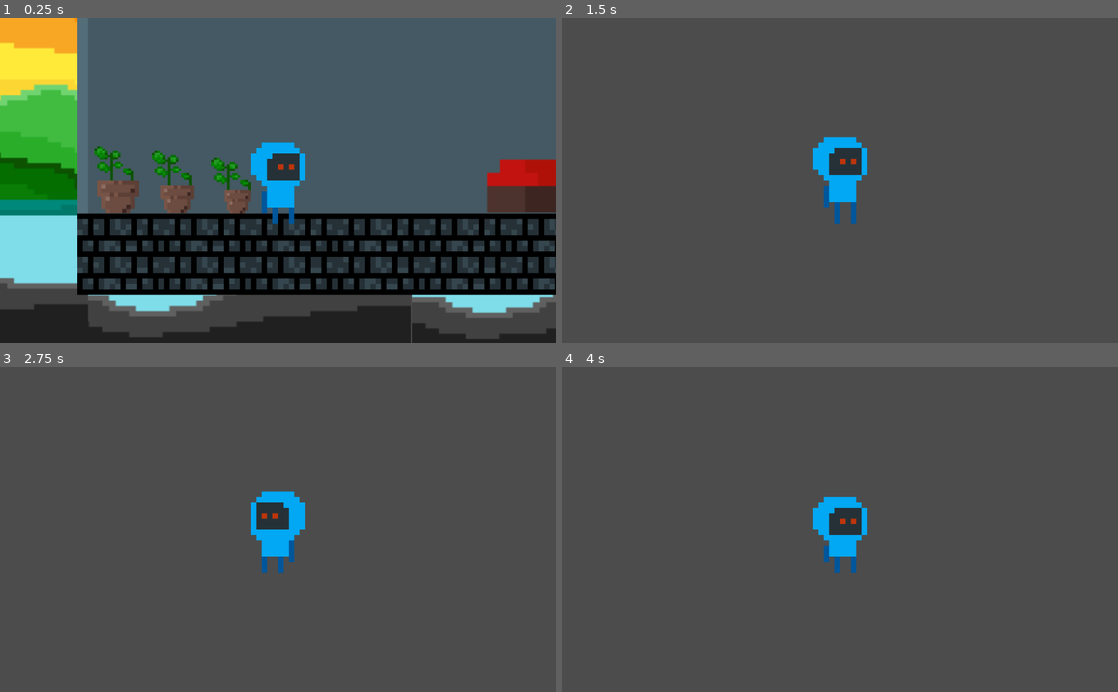
Above: before the commit, frames 1-4 (two rows, left to right).
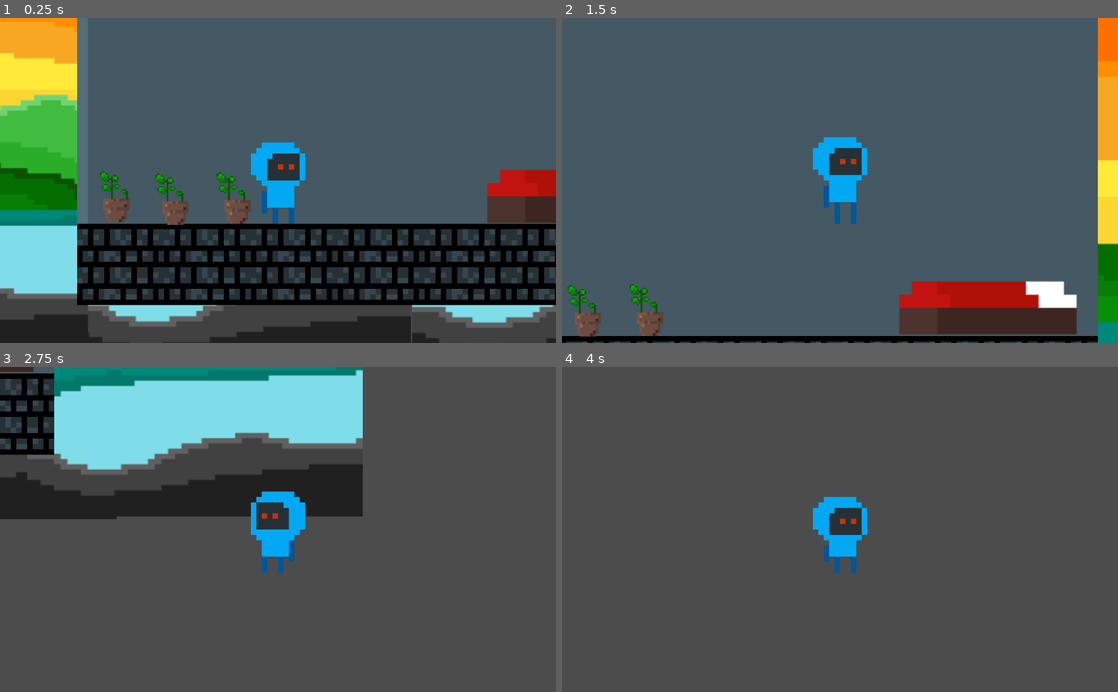
Above: after the commit, the same moments.

Repository: Pouchy/one-week-game
Game: Godot game, scene res://Room.tscn
Two runs of this game, one before a commit and one after it. Both use one fixed random seed, a clock stepped at 60 frames per second and the inputs below.
Inputs:
- Up to frame 1 (0.25 s): no input
- Up to frame 2 (1.5 s): tap Enter (ui_accept) at 0.5, 0.6, 0.77, 1.07, 1.35 s; hold Right (ui_right) from 0.53 s (still down)
- Up to frame 3 (2.75 s): tap Enter (ui_accept) at 1.52, 1.82, 2.1 s; release Right (ui_right) at 2.03 s; hold Left (ui_left) from 2.03 s (still down)
- Up to frame 4 (4 s): release Left (ui_left) at 2.78 s; hold Right (ui_right) from 2.78 s (still down); tap Enter (ui_accept) at 2.85, 3.02, 3.32, 3.6, 3.77 s

The runs differ from the first frame. In frame 1, 27% of the frame differs, in the area x 0-100%, y 0-100%; in frame 2, 11%; in frame 3, 23%; in frame 4, nothing differs.
Error before the commit: Parse Error: The setter function needs to receive exactly 1 argument. See "set_health()" definition at line 9. (res://asset/plus/Flower.gd:3)

Commit message:
Add files via upload

Diff:
--- a/project/Room.tscn
+++ b/project/Room.tscn
@@ -8,33 +8,7 @@
 [ext_resource path="res://asset/pot-export.png" type="Texture" id=6]
 [ext_resource path="res://asset/plus/Flower.tscn" type="PackedScene" id=7]
 
-[sub_resource type="GDScript" id=1]
-script/source = "extends Sprite
-
-#var dream = preload(\"res://asset/Player/World.tscn\")
-
-# Called when the node enters the scene tree for the first time.
-func _ready() -> void:
-	pass # Replace with function body.
-
-
-# Called every frame. 'delta' is the elapsed time since the previous frame.
-#func _process(delta: float) -> void:
-#	pass
-
-
-func _on_Area2D_area_entered(area: Area2D) -> void:
-	print(\"hi\")
-
-
-#func _on_Area2D_body_entered(body: Node) -> void:
-#	if Input.is_action_pressed(\"ui_accept\"):
-#		get_tree().change_scene_to(dream)
-
-
-"
-
-[sub_resource type="RectangleShape2D" id=2]
+[sub_resource type="RectangleShape2D" id=1]
 extents = Vector2( 71.479, 22.0573 )
 
 [node name="Room" type="Node2D"]
@@ -61,30 +35,21 @@
 texture = ExtResource( 4 )
 
 [node name="Map" parent="." instance=ExtResource( 1 )]
+collision_mask = 6
 tile_data = PoolIntArray( 0, 1, 0, 1, 2, 0, 2, 2, 0, 3, 2, 0, 4, 2, 0, 5, 2, 0, 6, 2, 0, 65536, 1, 0, 65537, 2, 0, 6553 …(355 unchanged characters)…
 
-[node name="Flower" parent="." instance=ExtResource( 7 )]
-position = Vector2( 44.2661, 552.56 )
-scale = Vector2( 0.989643, 1 )
-
-[node name="Flower2" parent="." instance=ExtResource( 7 )]
-position = Vector2( 150.462, 560.887 )
-
-[node name="Flower3" parent="." instance=ExtResource( 7 )]
-position = Vector2( 259.645, 573.062 )
-
 [node name="pot-export" type="Sprite" parent="."]
-position = Vector2( 75.4327, 578.675 )
-scale = Vector2( 0.768417, 0.747245 )
+position = Vector2( 295.061, 596.211 )
+scale = Vector2( 0.486574, 0.548912 )
 texture = ExtResource( 6 )
 
 [node name="pot-export2" type="Sprite" parent="."]
-position = Vector2( 183.994, 587.861 )
-scale = Vector2( 0.622276, 0.63242 )
+position = Vector2( 71.6733, 593.347 )
+scale = Vector2( 0.486574, 0.548912 )
 texture = ExtResource( 6 )
 
 [node name="pot-export3" type="Sprite" parent="."]
-position = Vector2( 295.061, 596.211 )
+position = Vector2( 180.503, 597.643 )
 scale = Vector2( 0.486574, 0.548912 )
 texture = ExtResource( 6 )
 
@@ -93,19 +58,31 @@
 scale = Vector2( 2.33285, 2.43538 )
 texture = ExtResource( 5 )
 flip_h = true
-script = SubResource( 1 )
 
 [node name="Portal" parent="bed-export" instance=ExtResource( 3 )]
 position = Vector2( 1.14459, 57.6072 )
-collision_mask = 3
+collision_layer = 0
 scene = "res://World.tscn"
 
 [node name="CollisionShape2D" parent="bed-export/Portal" index="0"]
 position = Vector2( -0.715912, 0.685837 )
-shape = SubResource( 2 )
+shape = SubResource( 1 )
+
+[node name="Flower" parent="." instance=ExtResource( 7 )]
+position = Vector2( 44.4022, 571.176 )
+scale = Vector2( 0.989643, 1 )
+collision_layer = 8
+collision_mask = 0
+
+[node name="Flower2" parent="." instance=ExtResource( 7 )]
+position = Vector2( 146.166, 575.207 )
+
+[node name="Flower3" parent="." instance=ExtResource( 7 )]
+position = Vector2( 259.645, 573.062 )
 
 [node name="Player" parent="." instance=ExtResource( 2 )]
 position = Vector2( 369.512, 558.789 )
 [connection signal="area_entered" from="bed-export/Portal" to="bed-export/Portal" method="_on_Portal_area_entered"]
+[connection signal="body_exited" from="bed-export/Portal" to="bed-export/Portal" method="_on_Portal_body_exited"]
 
 [editable path="bed-export/Portal"]
--- a/project/World.tscn
+++ b/project/World.tscn
@@ -8,9 +8,11 @@
 [ext_resource path="res://asset/enemy/slime.tscn" type="PackedScene" id=6]
 
 [sub_resource type="CapsuleShape2D" id=1]
-radius = 83.355
+radius = 84.418
+height = 53.8445
 
 [node name="World" type="Node2D"]
+position = Vector2( 10, 0 )
 
 [node name="Enemy" parent="." instance=ExtResource( 3 )]
 position = Vector2( 2085.15, 714.87 )
@@ -19,17 +21,19 @@
 collision_mask = 6
 tile_data = PoolIntArray( 262138, 3, 0, 262139, 3, 0, 262140, 3, 0, 262141, 3, 0, 262142, 3, 0, 262143, 3, 0, 196608, 3 …(1153 unchanged characters)…
 
-[node name="Portal" parent="." instance=ExtResource( 5 )]
-position = Vector2( 3753.27, 1193.18 )
+[node name="Sprite" type="Sprite" parent="."]
+position = Vector2( 3753.27, 1181.15 )
+scale = Vector2( 1.09253, 1.24289 )
+texture = ExtResource( 4 )
+
+[node name="Portal" parent="Sprite" instance=ExtResource( 5 )]
+position = Vector2( 0.000244141, 9.67822 )
+scale = Vector2( 0.915307, 0.804576 )
+collision_layer = 0
 scene = "res://Room.tscn"
 
-[node name="CollisionShape2D" parent="Portal" index="0"]
+[node name="CollisionShape2D" parent="Sprite/Portal" index="0"]
 shape = SubResource( 1 )
-
-[node name="Sprite" type="Sprite" parent="Portal"]
-position = Vector2( -0.000244141, -12.0289 )
-scale = Vector2( 1.09253, 1.24289 )
-texture = ExtResource( 4 )
 
 [node name="Player" parent="." instance=ExtResource( 2 )]
 position = Vector2( 363.902, 381.422 )
@@ -39,5 +43,6 @@
 
 [node name="slime2" parent="." instance=ExtResource( 6 )]
 position = Vector2( 1098.72, 714.4 )
+[connection signal="body_exited" from="Sprite/Portal" to="Sprite/Portal" method="_on_Portal_body_exited"]
 
-[editable path="Portal"]
+[editable path="Sprite/Portal"]
--- /dev/null
+++ b/project/asset/FlowerStats.gd
@@ -0,0 +1,4 @@
+extends Node
+
+
+export var health = 3
--- /dev/null
+++ b/project/asset/FlowerStats.tscn
@@ -0,0 +1,6 @@
+[gd_scene load_steps=2 format=2]
+
+[ext_resource path="res://asset/FlowerStats.gd" type="Script" id=1]
+
+[node name="FlowerStats" type="Node"]
+script = ExtResource( 1 )
--- a/project/asset/Player/Player.gd
+++ b/project/asset/Player/Player.gd
@@ -4,7 +4,9 @@
 const UP = Vector2(0, -1)
 
 var motion = Vector2.ZERO
+var flower = FlowerStats
 
+signal dead
 
 export(String, FILE, "*.tscn") var scene
 
@@ -12,10 +14,6 @@
 export var accel = 50
 export var gravity = 20
 export var jump = 400
-
-onready var flower = get_node("res://asset/plus/Flower.gd")
-
-signal dead
 
 func _physics_process(delta: float) -> void:
 	$AnimationPlayer.play("Idle")
@@ -41,4 +39,6 @@
 	if area.name == "Hitbox":
 		print("-1")
 		get_tree().change_scene(scene)
-		emit_signal("dead")
+#		emit_signal("dead")
+		flower.health -= 0.2
+		print(flower.health)
--- a/project/asset/Player/Player.tscn
+++ b/project/asset/Player/Player.tscn
@@ -33,8 +33,8 @@
 height = 32.0
 
 [node name="Player" type="KinematicBody2D"]
-collision_layer = 4
-collision_mask = 16
+collision_layer = 2
+collision_mask = 4
 script = ExtResource( 5 )
 scene = "res://World.tscn"
 speed = 300
@@ -57,7 +57,7 @@
 
 [node name="Hurtbox" parent="." instance=ExtResource( 6 )]
 position = Vector2( 0, 56 )
-collision_layer = 4
+collision_layer = 2
 collision_mask = 0
 
 [node name="CollisionShape2D" parent="Hurtbox" index="0"]
--- a/project/asset/enemy/slime.tscn
+++ b/project/asset/enemy/slime.tscn
@@ -27,7 +27,7 @@
 
 [node name="Hurtbox" parent="." instance=ExtResource( 3 )]
 position = Vector2( 0, -8 )
-collision_layer = 16
+collision_layer = 4
 collision_mask = 0
 
 [node name="CollisionShape2D" parent="Hurtbox" index="0"]
@@ -35,7 +35,7 @@
 
 [node name="Hitbox" parent="." instance=ExtResource( 4 )]
 collision_layer = 0
-collision_mask = 4
+collision_mask = 2
 
 [node name="CollisionShape2D" parent="Hitbox" index="0"]
 position = Vector2( 0, 32 )
--- a/project/asset/plus/Flower.gd
+++ b/project/asset/plus/Flower.gd
@@ -1,13 +1,21 @@
 extends StaticBody2D
 
-var health = 5 setget set_health
+export(float) var health = 5 #setget set_health
 
 # Called when the node enters the scene tree for the first time.
 func _ready() -> void:
-	pass # Replace with function body.
+	state()
+	anim()
 
-func set_health():
-	Player.connect("dead", self, "test")
+func state():
+	if $FlowerStats.health < 3:
+		$AnimationPlayer.play("smol")
+	elif $FlowerStats.health < 5:
+		$AnimationPlayer.play("middle")
+	elif $FlowerStats.health >= 5:
+		$AnimationPlayer.play("Grow")
 
-func test():
-	print("hi")
+
+func anim():
+	if Input.is_action_pressed("ui_down"):
+		$AnimationPlayer.play("smol")
--- a/project/asset/plus/Flower.tscn
+++ b/project/asset/plus/Flower.tscn
@@ -1,14 +1,27 @@
-[gd_scene load_steps=8 format=2]
+[gd_scene load_steps=9 format=2]
 
 [ext_resource path="res://asset/minus1-export.png" type="Texture" id=1]
 [ext_resource path="res://asset/pluse1-export.png" type="Texture" id=2]
 [ext_resource path="res://asset/plus/Flower.gd" type="Script" id=3]
+[ext_resource path="res://asset/FlowerStats.tscn" type="PackedScene" id=4]
 
 [sub_resource type="RectangleShape2D" id=1]
 extents = Vector2( 46.8673, 39.8346 )
 
 [sub_resource type="Animation" id=2]
 resource_name = "Grow"
+tracks/0/type = "value"
+tracks/0/path = NodePath("Sprite:texture")
+tracks/0/interp = 1
+tracks/0/loop_wrap = true
+tracks/0/imported = false
+tracks/0/enabled = true
+tracks/0/keys = {
+"times": PoolRealArray( 0 ),
+"transitions": PoolRealArray( 1 ),
+"update": 1,
+"values": [ ExtResource( 2 ) ]
+}
 
 [sub_resource type="Animation" id=3]
 resource_name = "middle"
@@ -45,8 +58,8 @@
 script = ExtResource( 3 )
 
 [node name="Sprite" type="Sprite" parent="."]
-position = Vector2( 25.8734, -4.07231 )
-scale = Vector2( 0.485849, 0.407068 )
+position = Vector2( 24.7994, -2.10335 )
+scale = Vector2( 0.347127, 0.328757 )
 texture = ExtResource( 2 )
 
 [node name="CollisionShape2D" type="CollisionShape2D" parent="."]
@@ -58,3 +71,6 @@
 anims/Grow = SubResource( 2 )
 anims/middle = SubResource( 3 )
 anims/smol = SubResource( 4 )
+
+[node name="FlowerStats" parent="." instance=ExtResource( 4 )]
+health = 4
--- a/project/asset/plus/Portal.gd
+++ b/project/asset/plus/Portal.gd
@@ -3,7 +3,11 @@
 
 export(String, FILE, "*.tscn") var scene
 
+signal test
+
 var move = false
+
+
 
 func _process(delta: float) -> void:
 	go()
@@ -13,6 +17,7 @@
 	print("see you")
 	move = true
 
+
 func go():
 	if move == true:
 		if Input.is_action_pressed("ui_up"):
@@ -21,3 +26,7 @@
 
 func _on_Portal_area_entered(area: Area2D) -> void:
 	print("area")
+
+
+func _on_Portal_body_exited(body):
+	move = false
--- a/project/project.godot
+++ b/project/project.godot
@@ -21,15 +21,14 @@
 
 [autoload]
 
-Player="*res://asset/Player/Player.gd"
+FlowerStats="*res://asset/FlowerStats.gd"
 
 [layer_names]
 
 2d_physics/layer_1="World"
-2d_physics/layer_2="Player Hit"
-2d_physics/layer_3="Player Hurt"
-2d_physics/layer_4="Enemy Hit"
-2d_physics/layer_5="Enemy Hurt"
+2d_physics/layer_2="Player"
+2d_physics/layer_3="Enemy"
+2d_physics/layer_4="Flower"
 
 [rendering]
 
Not shown: 1 places in project/Room.tscn that only renumber resources
